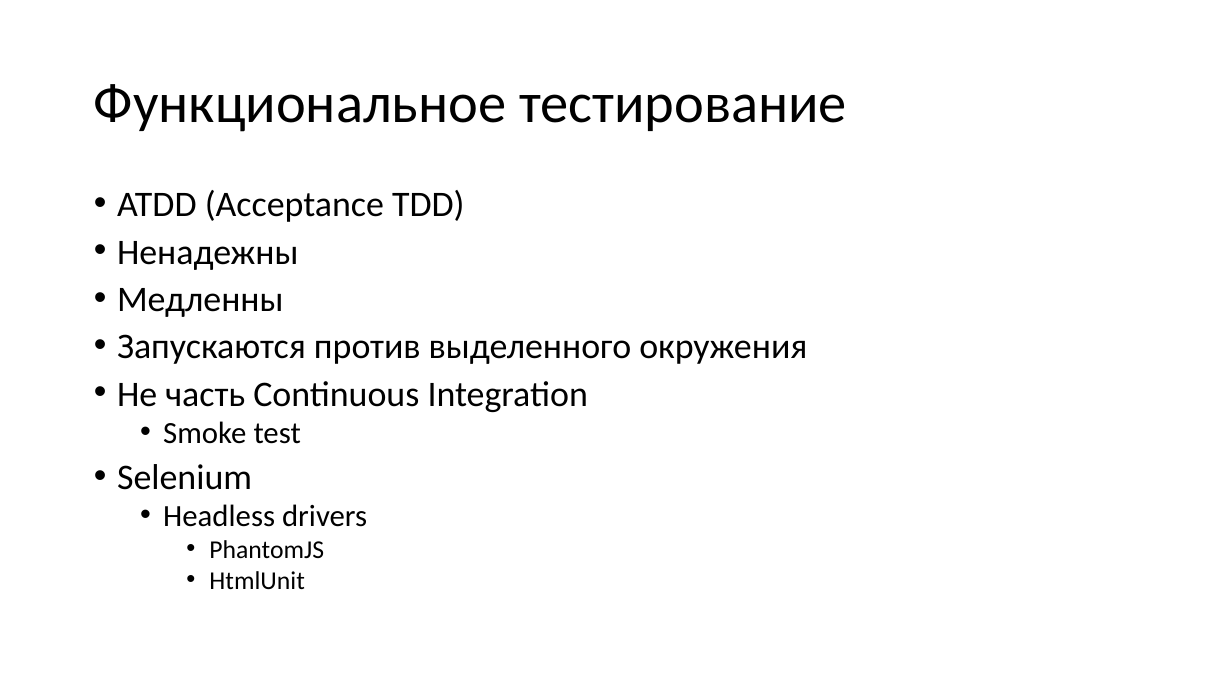
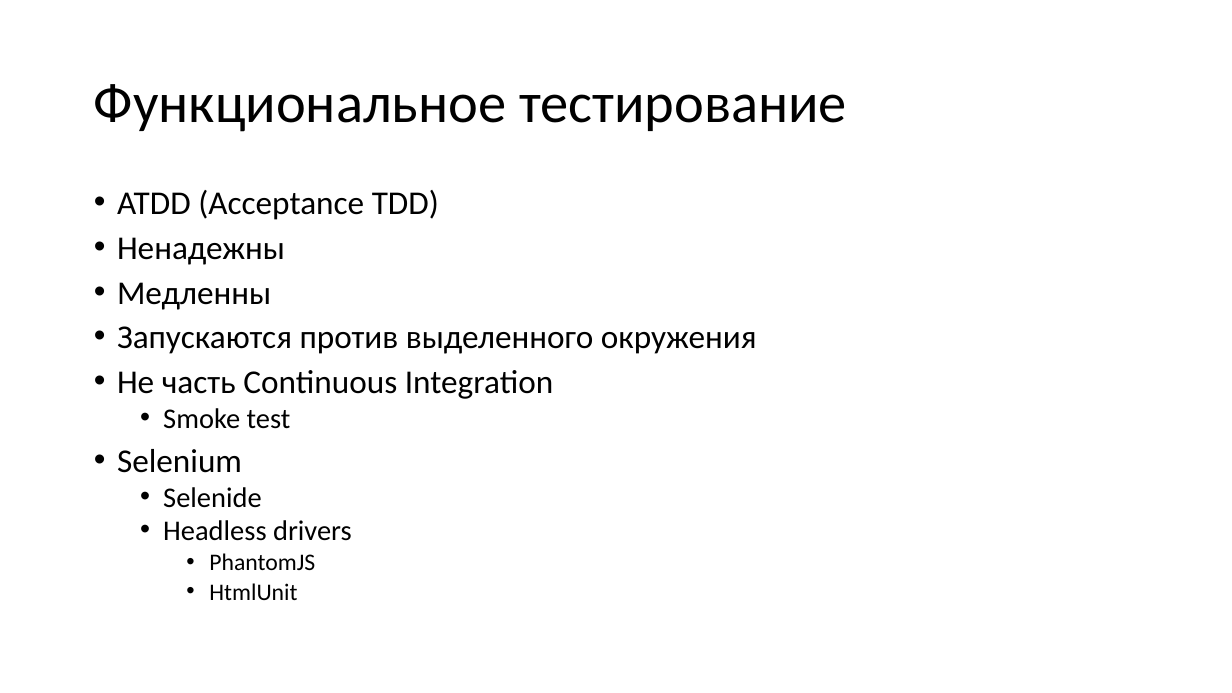
Before and after one commit to vitali-kviatkouski/personal, a slide deck: slide 8 of MiniQ/Testing/Testing.pptx. Drawn at 1232x693 pixels with LibreOffice and Linux fonts; fonts in the diff are those of the drawing. Boxes give left, top, right and bottom in pixels: in the first picture for what was removed or moved away, otherwise in the second. Text is boxed around its words. In the diff, an @@ line names an element or a change of style, - is before the commit and + after.

```diff
--- a/MiniQ/Testing/Testing.pptx
+++ b/MiniQ/Testing/Testing.pptx
@@ text at box(117, 190, 757, 600): size 28 to 25.9 pt in "ATDD (Acceptance TDD)", "Ненадежны", "Медленны", "Запускаются против выделенного окружения" and 2 more places; size 24 to 22.2 pt in "Smoke test", "Headless drivers"; size 20 to 18.5 pt in "PhantomJS", "HtmlUnit" @@
@@ text at box(163, 487, 261, 508): paragraph added @@
+  • Selenide
```
